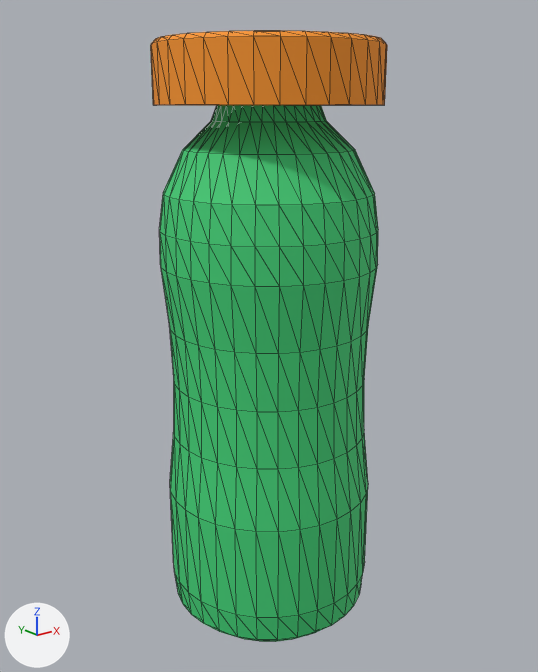
The OBJ model Assets/Resources/Models/bottle.obj, before and after one commit.
Before and after are seen from a camera (50 mm lens) standing at (-0.16, -0.2, 0.187) and looking at (0.001, 0.001, 0.107). Lighting does not change. The marker at lower left points along +X, +Y and +Z. The first picture is the older version. Mesh edges are drawn as thin lines. Where no turn or scale is listed for an object, it has been applied to the vertices. Vertices at exactly the same position are counted once.

The first picture shows 'bottle'.
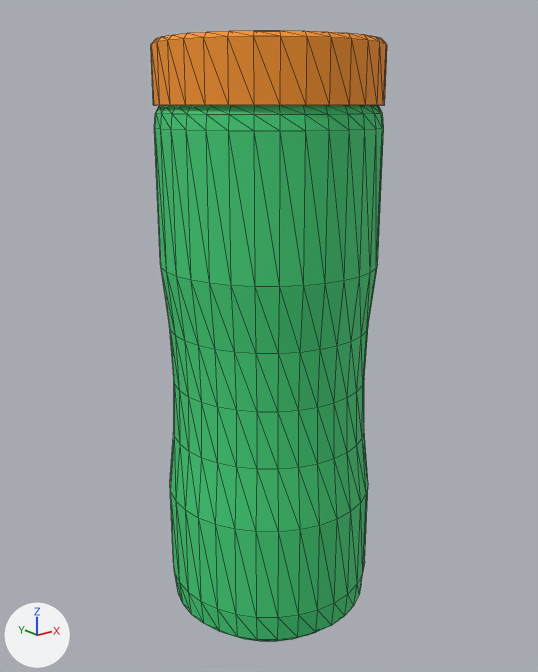
Boxes [x1, y1, x2, y2] around the edits, measured in the pictures (538 x 672 px):
part 1 of me_bottle, built on
    before: [163, 105, 375, 205]
    after: [156, 105, 382, 115]

Diff of the bpy script that builds the scene:
```diff
--- a/Assets/Resources/Models/bottle.obj.py
+++ b/Assets/Resources/Models/bottle.obj.py
@@ me_bottle @@
 # used by ob_bottle; location = (0.0, 0.0, 0.0)
-me_bottle.from_pydata(...)  # 578 vertices, 1152 faces; spans x -0.038..0.038, y -0.038..0.038, z 0.0..0.207
+me_bottle.from_pydata(...)  # 546 vertices, 1024 faces; spans x -0.038..0.038, y -0.038..0.038, z 0.0..0.207
+# me_bottle part 1
+# 64 vertices are removed from x -0.029..0.029, y -0.028..0.029, z 0.172..0.181
+# 192 faces are deleted
+# 9 vertices in x -0.031..0.031, y -0.037..0.031, z 0.146 move by (0.0, 0.0, 0.033)
+# 6 vertices in x 0.03..0.036, y -0.02..0.014, z 0.158 move by (0.001, 0.0, 0.026)
+# 6 vertices in x -0.036..-0.03, y -0.02..0.014, z 0.158 move by (-0.001, 0.0, 0.026)
+# 5 vertices in x 0.034..0.037, y -0.014..0.014, z 0.146 move by (0.001, 0.0, 0.033)
+# 5 vertices in x -0.037..-0.034, y -0.014..0.014, z 0.146 move by (-0.001, 0.0, 0.033)
+# 5 vertices in x -0.014..0.014, y 0.034..0.037, z 0.146 move by (0.0, 0.001, 0.033)
+# 28 vertices move from x -0.03..0.03, y -0.036..0.036, z 0.146..0.158 to x -0.031..0.031, y -0.037..0.037, z 0.179..0.184
+# 32 vertices are added at x -0.036..0.036, y -0.035..0.036, z 0.186
+# 64 new faces join them, mat_bottle_body (green #3fce76)
 me_bottle.materials.append(mat_bottle_body)
```
